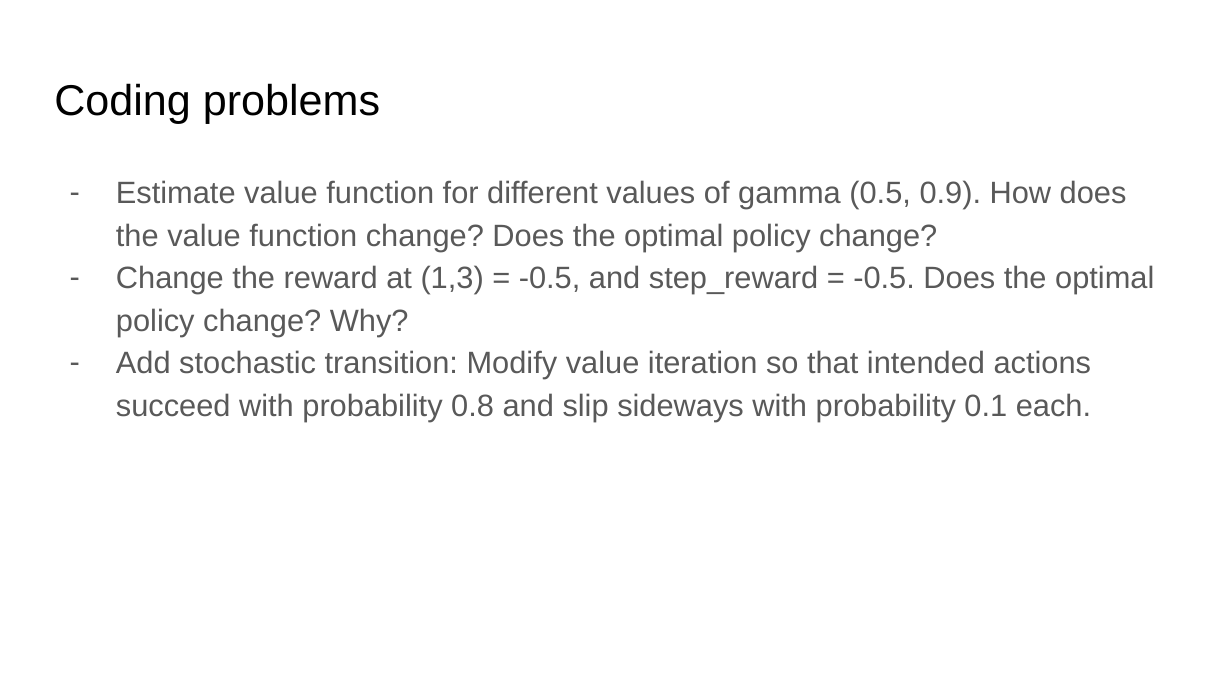
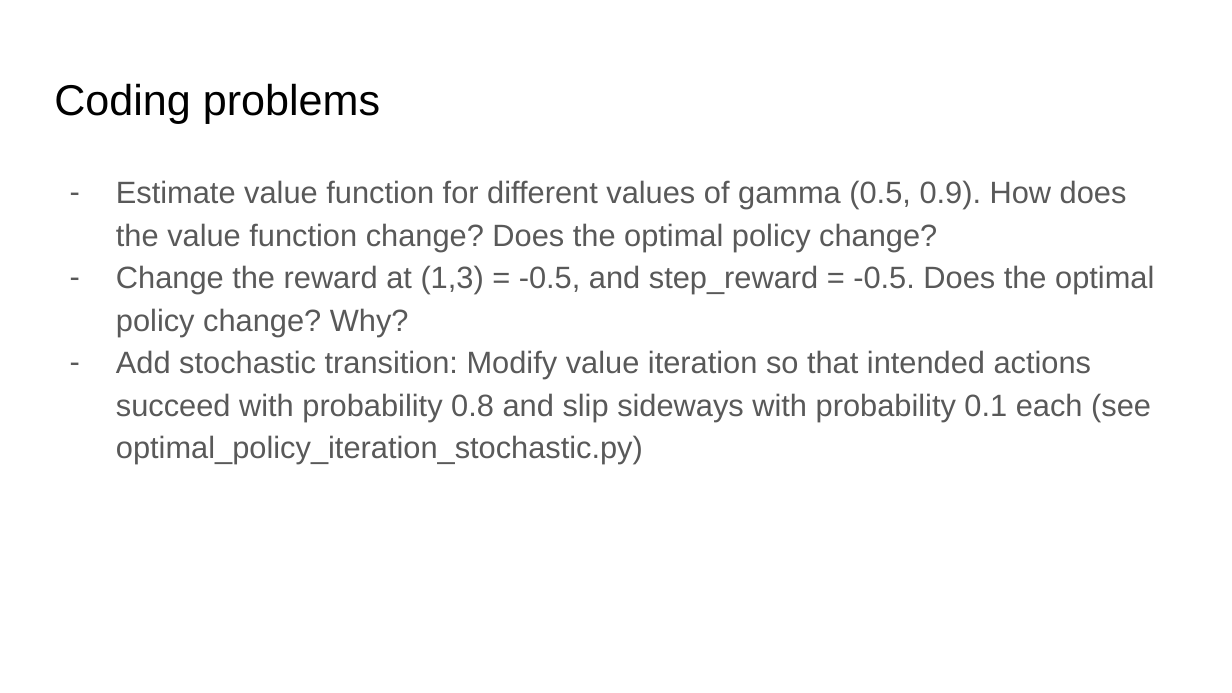
Before and after one commit to ankur6ue/deep-learning-course, a slide deck: slide 19 of Module 7/class_7.2/deep_learning_course_class_7.2.pptx. Drawn at 1232x693 pixels with LibreOffice and Linux fonts; fonts in the diff are those of the drawing. Boxes give left, top, right and bottom in pixels: in the first picture for what was removed or moved away, otherwise in the second. Text is boxed around its words. In the diff, an @@ line names an element or a change of style, - is before the commit and + after.

```diff
--- a/Module 7/class_7.2/deep_learning_course_class_7.2.pptx
+++ b/Module 7/class_7.2/deep_learning_course_class_7.2.pptx
@@ text at (116, 350, 1151, 464): text changed @@
-– Add stochastic transition: Modify value iteration so that intended actions succeed with probability 0.8 and slip sideways with probability 0.1 each.
+– Add stochastic transition: Modify value iteration so that intended actions succeed with probability 0.8 and slip sideways with probability 0.1 each (see optimal_policy_iteration_stochastic.py)
```
Also in this commit, not shown: 3 other slides changed, 1 other file.
